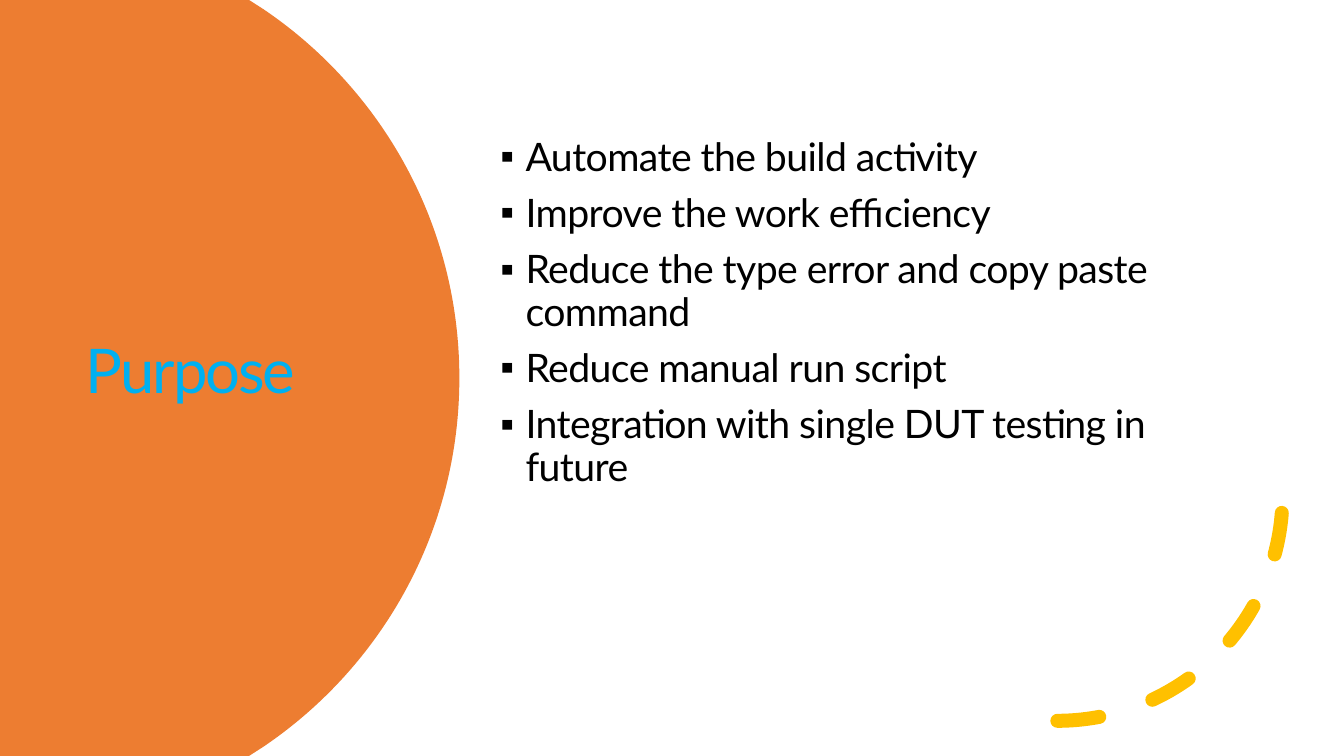
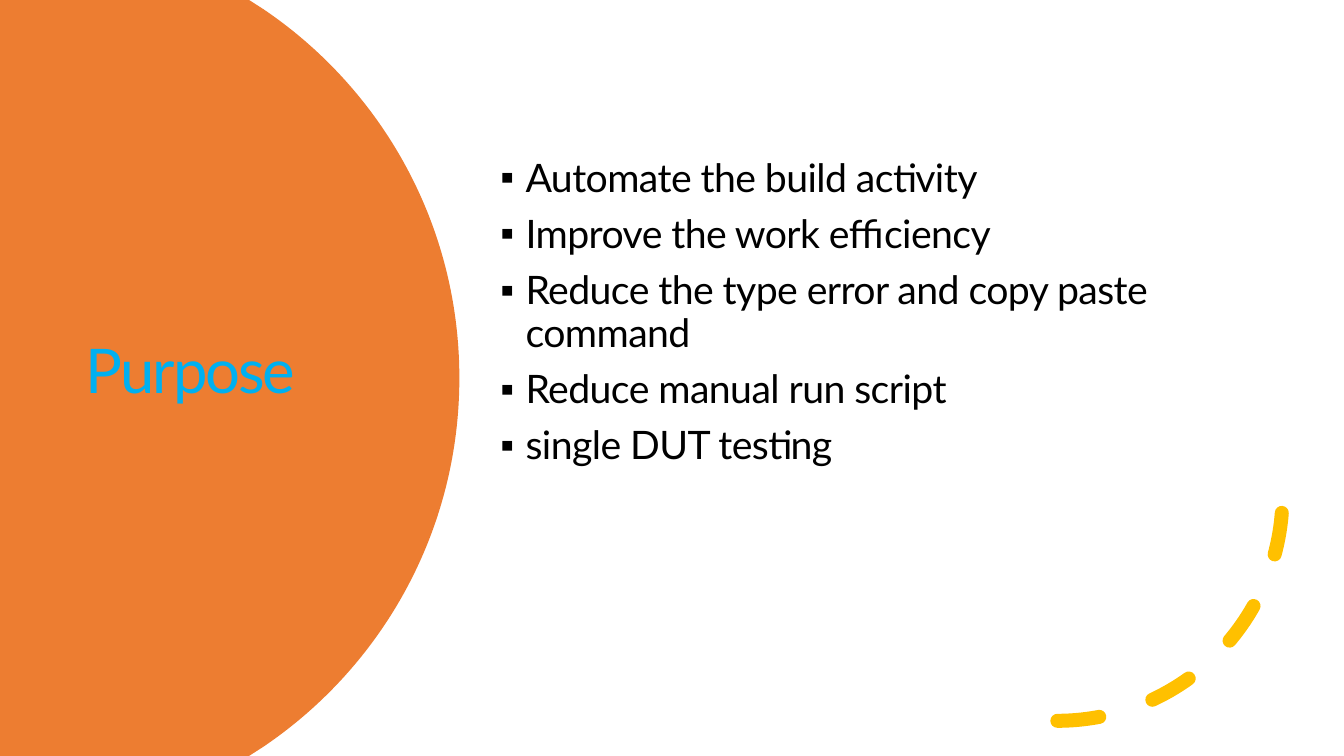
Before and after one commit to Smart-cooperator/SmartRoot, a slide deck: slide 2 of SmartTools/Provisioning Build Tools.pptx. Drawn at 1344x756 pixels with LibreOffice and Linux fonts; fonts in the diff are those of the drawing. Boxes give left, top, right and bottom in pixels: in the first picture for what was removed or moved away, otherwise in the second. Text is boxed around its words. In the diff, an @@ line names an element or a change of style, - is before the commit and + after.

```diff
--- a/SmartTools/Provisioning Build Tools.pptx
+++ b/SmartTools/Provisioning Build Tools.pptx
@@ text at bbox=[526, 430, 832, 466]: text changed @@
-▪ Integration with single DUT testing in future
+▪ single DUT testing
```
Also in this commit, not shown: 1 other file.
